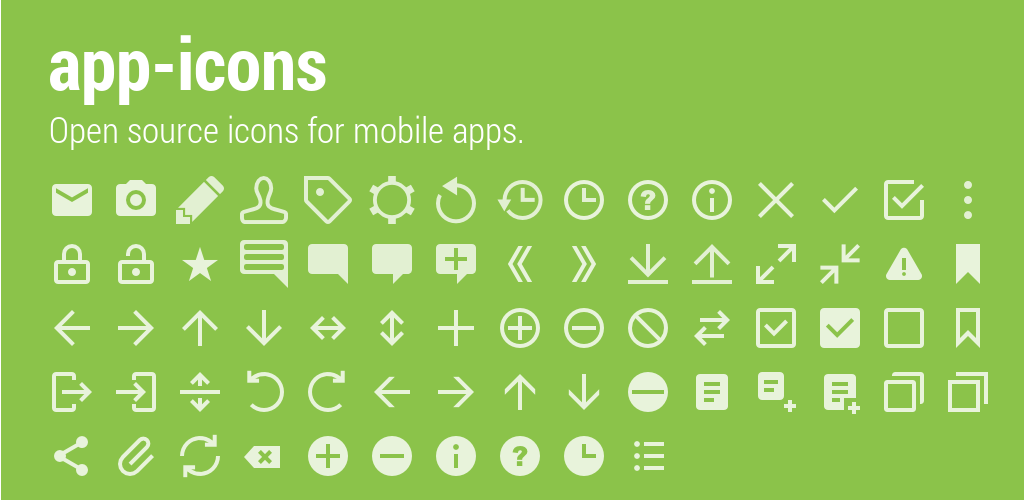
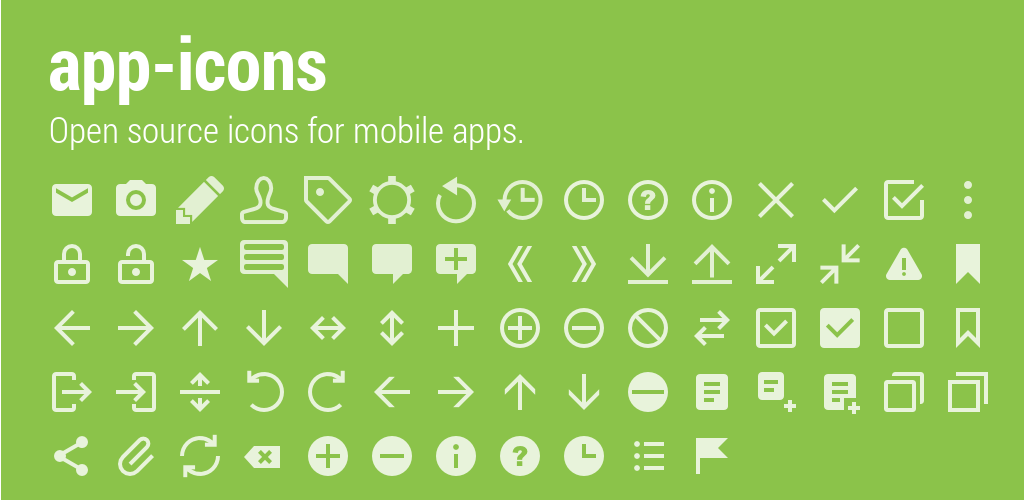
The second 1024×500 image is a revision of the first. Changes to its layers:
added layer "ic_action_flag.png" in group "icons" over [696, 438, 728, 474]
